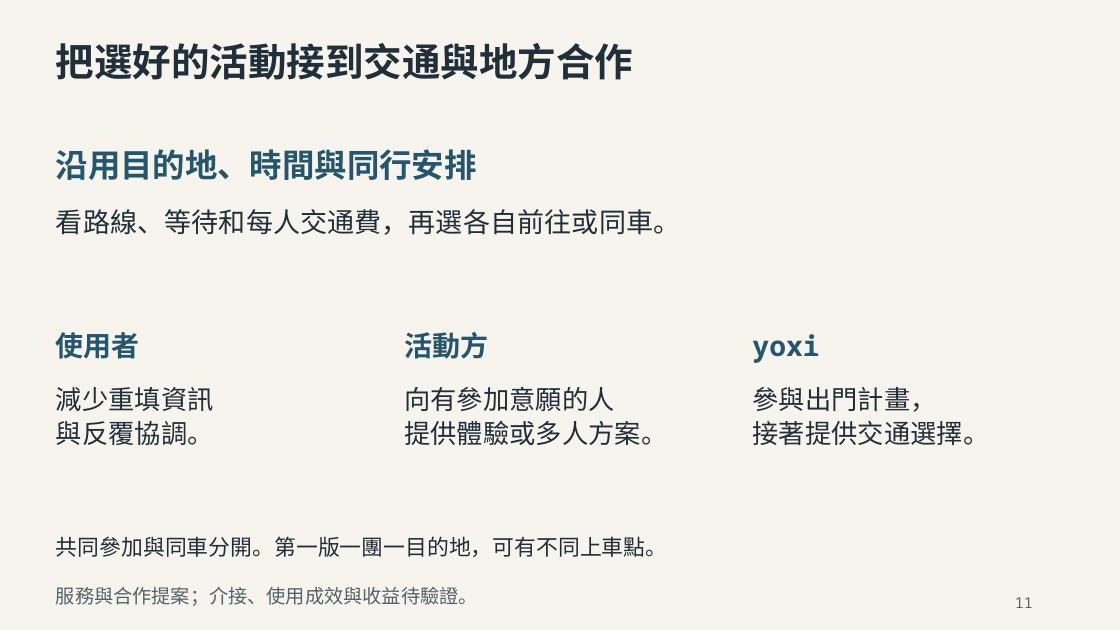
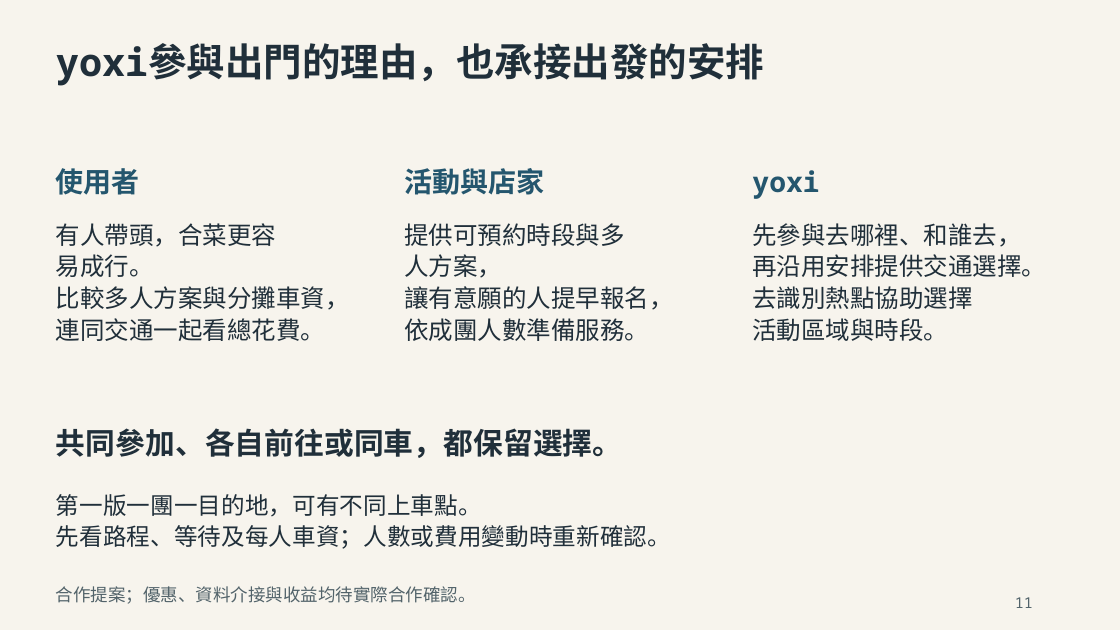
Before and after one commit to e40125/yoxi-meeting-review, a slide deck: slide 12 of downloads/proposal/yoxi-proposal.pptx. Drawn at 1120x630 pixels with LibreOffice and Linux fonts; fonts in the diff are those of the drawing. Boxes give left, top, right and bottom in pixels: in the first picture for what was removed or moved away, otherwise in the second. Text is boxed around its words. In the diff, an @@ line names an element or a change of style, - is before the commit and + after.

```diff
--- a/downloads/proposal/yoxi-proposal.pptx
+++ b/downloads/proposal/yoxi-proposal.pptx
@@ text at (56, 43, 764, 86): text changed @@
-把選好的活動接到交通與地方合作
+yoxi參與出門的理由，也承接出發的安排
@@ text removed at (56, 149, 477, 180) @@
-沿用目的地、時間與同行安排
@@ text "使用者": place and size @@
-text "使用者" at (56, 332, 140, 359)
+text "使用者" at (56, 168, 140, 195)
@@ text at (404, 168, 544, 195): text changed @@
-活動方
+活動與店家
@@ text "yoxi": place and size @@
-text "yoxi" at (752, 334, 819, 363)
+text "yoxi" at (752, 170, 819, 199)
@@ text at (56, 223, 276, 247): text changed; size 23.2 to 21 pt @@
-看路線、等待和每人交通費，再選各自前往或同車。
+有人帶頭，合菜更容
@@ text added at (404, 223, 625, 246), 21 pt, text #202F3A @@
+提供可預約時段與多
@@ text added at (752, 223, 1021, 247), 21 pt, text #202F3A @@
+先參與去哪裡、和誰去，
@@ text added at (56, 254, 154, 277), 21 pt, text #202F3A @@
+易成行。
@@ text at (404, 254, 502, 278): text changed; size 22.5 to 21 pt @@
-提供體驗或多人方案。
+人方案，
@@ text at (752, 254, 1046, 277): text changed; size 22.5 to 21 pt @@
-接著提供交通選擇。
+再沿用安排提供交通選擇。
@@ text at (56, 286, 350, 310): text changed; size 22.5 to 21 pt @@
-減少重填資訊
+比較多人方案與分攤車資，
@@ text at (404, 286, 673, 310): text changed; size 22.5 to 21 pt @@
-向有參加意願的人
+讓有意願的人提早報名，
@@ text added at (752, 286, 972, 309), 21 pt, text #202F3A @@
+去識別熱點協助選擇
@@ text at (56, 318, 325, 341): text changed; size 22.5 to 21 pt @@
-與反覆協調。
+連同交通一起看總花費。
@@ text added at (404, 318, 649, 341), 21 pt, text #202F3A @@
+依成團人數準備服務。
@@ text added at (752, 318, 948, 341), 21 pt, text #202F3A @@
+活動區域與時段。
@@ text removed at (752, 387, 936, 412) @@
-參與出門計畫，
@@ text added at (56, 428, 622, 458), 25.5 pt, text #202F3A, bold @@
+共同參加、各自前往或同車，都保留選擇。
@@ text at (56, 494, 482, 517): text changed; size 18.8 to 20.2 pt @@
-共同參加與同車分開。第一版一團一目的地，可有不同上車點。
+第一版一團一目的地，可有不同上車點。
@@ text added at (56, 525, 671, 549), 20.2 pt, text #202F3A @@
+先看路程、等待及每人車資；人數或費用變動時重新確認。
@@ text at (56, 586, 476, 604): text changed; size 16.5 to 15 pt @@
-服務與合作提案；介接、使用成效與收益待驗證。
+合作提案；優惠、資料介接與收益均待實際合作確認。
```
Also in this commit, not shown: 21 other slides changed, 5 slides added, 5 slides removed, 47 other files.
